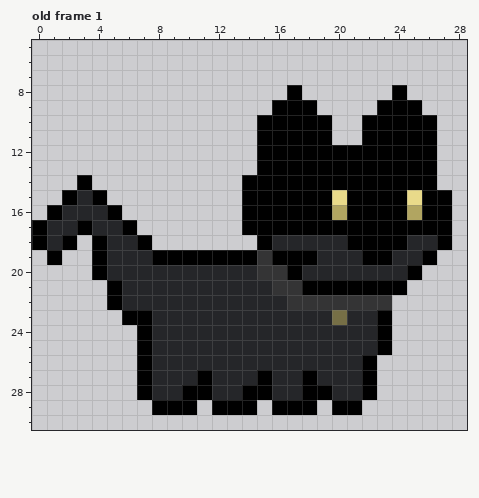
Animated GIF sprite -- bearhacks/assets/gifs/batmancatidle.gif. That is the earlier state.
The file is 32x32 pixels. Colours within 5 levels of each other are drawn and written as one. Shown: old frame 1: x 0..28, y 5..30. The commit also changed other frames, which this record leaves out.
And afterwards:
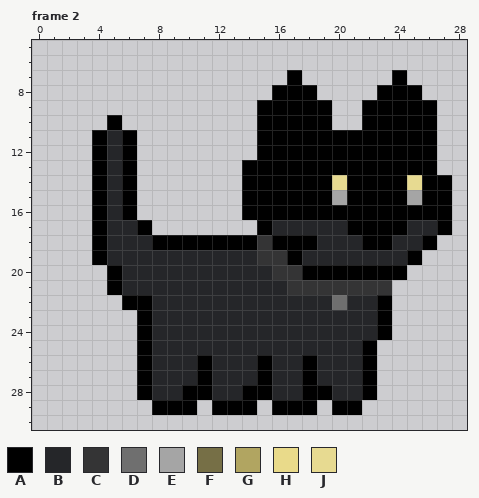
Palette (. is transparent): A #000000  B #252629  C #343435  D #6f6f6f  E #a5a5a5  F #766f46  G #b1a561  H #e9da8a  J #e7da91
A new or re-ordered frame is compared with the old frame closest to it.
Difference:
frames 1 -> 7
Frame 2 is new; against old frame 1:
y 7: x 17 . -> A; x 24 . -> A
y 8: x 16 . -> A; x 18 . -> A; x 23 . -> A; x 25 . -> A
y 9: x 15 . -> A; x 19 . -> A; x 22 . -> A; x 26 . -> A
y 10: x 5 . -> A
y 11: x 4..6 ... -> ABA; x 20..21 .. -> AA
y 12: x 4..6 ... -> ABA
y 13: x 4..6 ... -> ABA; x 14 . -> A
y 14: x 3..6 A... -> .ABA; x 20 A -> J; x 25 A -> J; x 27 . -> A
y 15: x 2..3 AB -> ..; x 5..6 .. -> BA; x 20 H -> E; x 25 H -> E
y 16: x 1..6 ABBBA. -> ...ABA; x 20 G -> A; x 25 G -> A
y 17: x 0..4 ABBAB -> ....A; x 6..7 A. -> BA; x 14 A -> .; x 16..20 AAAAA -> BBBBB; x 25..26 AA -> BB
y 18: x 0..2 ABA -> ...; x 7..18 A.......ABBB -> BAAAAAAACAAA; x 21 A -> B; x 24 A -> B; x 26..27 BA -> A.
y 19: x 1 A -> .; x 8..14 AAAAAAA -> BBBBBBB; x 16 A -> C; x 18 A -> B; x 22..23 AA -> BB; x 25..26 BA -> A.
y 20: x 4..5 AB -> .A; x 15 C -> B; x 17..25 ABBBBBBBA -> CAAAAAAA.
y 21: x 16 C -> B; x 18..24 AAAAAAA -> CCCCCC.
y 22: x 5..7 ABB -> .AA; x 17..23 CCCCCCC -> BBBDBBA
y 23: x 6 A -> .; x 20 F -> B
y 25: x 22..23 BA -> A.
y 26: x 11 B -> A; x 15 B -> A; x 18 B -> A
Boxes around the changes in both pictures, in picture pixels (x1, y1, x2, y2):
changed: (32, 70, 452, 370)
